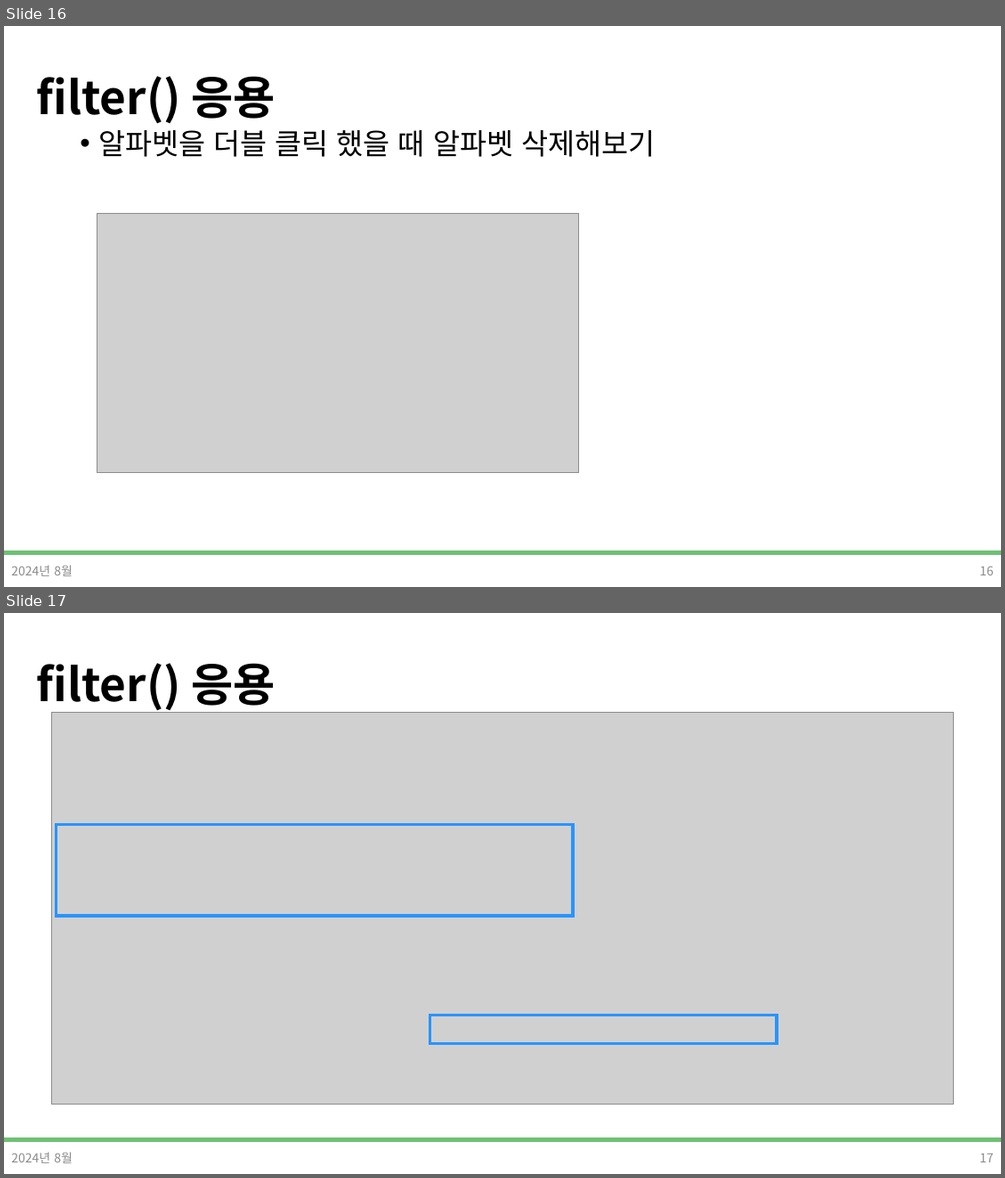
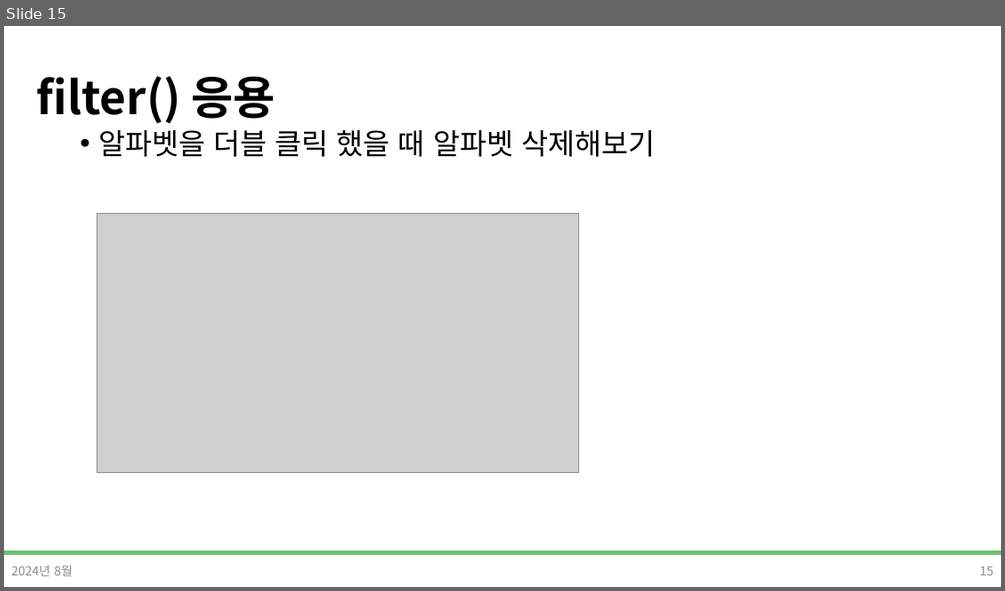
Before and after one commit to DevDamon0527/SeSAC_Yeongdeungpo_Campus_6th, a slide deck: material/[SeSAC_YDP_6] 26_React_map_filter.pptx. Shown one above the other, each under a label of ours: slides 16 and 17 before the commit, slide 15 after it. The pictures are 1005x1178 and 1005x591 pixels, drawn with LibreOffice and Linux fonts; fonts in the diff are those of the drawing; grey boxes stand for pictures; background and template pictures are left out. Boxes give left, top, right and bottom in pixels: in the first picture for what was removed or moved away, otherwise in the second. Text is boxed around its words. In the diff, an @@ line names an element or a change of style, - is before the commit and + after.

Commit message:
lecture ready(0806) : filter, ref, lifecycle

```diff
--- a/material/[SeSAC_YDP_6] 26_React_map_filter.pptx
+++ b/material/[SeSAC_YDP_6] 26_React_map_filter.pptx
@@ slide 17 removed at (4, 613, 1001, 1174), background #FFFFFF; not listed: 1 template element that a slide beside it also shows @@
@@ title removed at (36, 663, 275, 713) @@
-filter() 응용
@@ picture removed at (52, 713, 953, 1104) @@
@@ rectangle removed at (57, 825, 573, 916) @@
@@ rectangle removed at (430, 1015, 777, 1044) @@
@@ text removed at (11, 1151, 73, 1163) @@
-2024년 8월
@@ page number removed at (979, 1153, 994, 1162) @@
-17
@@ what was slide 16 is now slide 15 @@
@@ page number at (979, 566, 994, 575): text changed @@
-16
+15
```
Also in this commit, not shown: 1 slide changed, 1 other slide removed, 20 other files.
